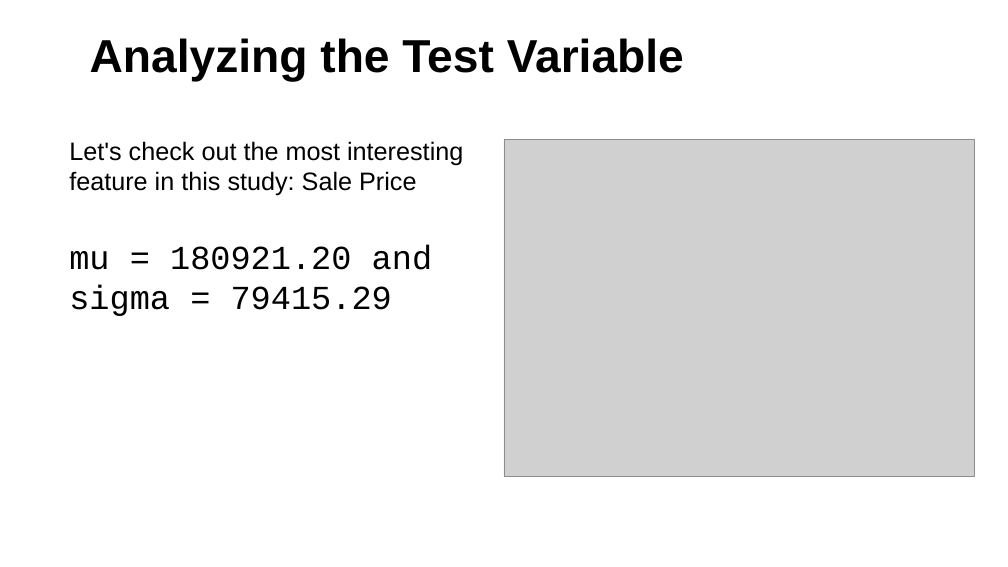
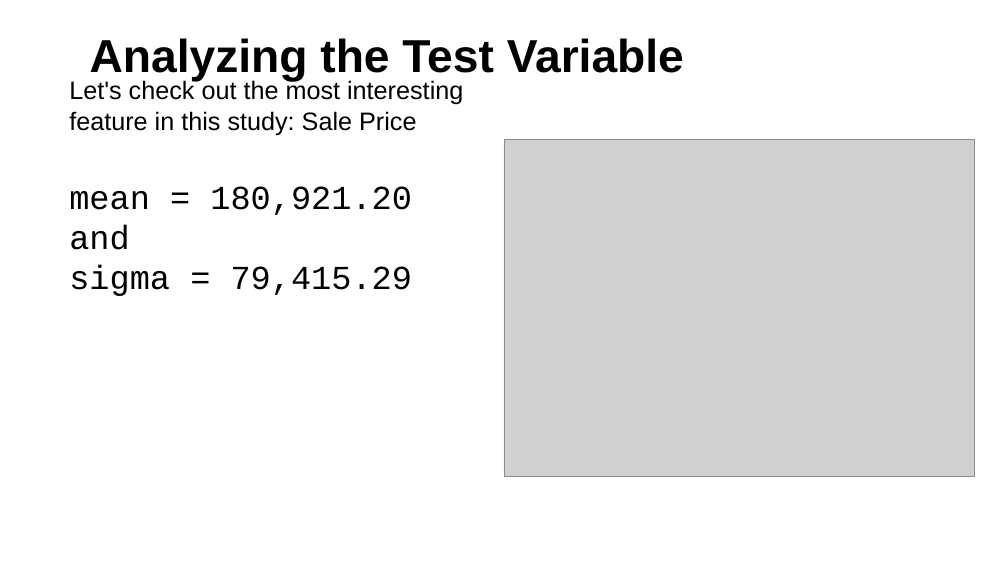
Before and after one commit to AnsarMuhammadAt10Pearls/Intro_To_AI_Course, a slide deck: slide 4 of _week4_Kaggle Dataset-predicting house prices.pptx. Drawn at 1008x567 pixels with LibreOffice and Linux fonts; fonts in the diff are those of the drawing; grey boxes stand for pictures. Boxes give left, top, right and bottom in pixels: in the first picture for what was removed or moved away, otherwise in the second. Text is boxed around its words. In the diff, an @@ line names an element or a change of style, - is before the commit and + after.

```diff
--- a/_week4_Kaggle Dataset-predicting house prices.pptx
+++ b/_week4_Kaggle Dataset-predicting house prices.pptx
@@ text "Let's check out the most ...": place and size @@
-text "Let's check out the most ..." at (69, 141, 463, 316)
+text "Let's check out the most ..." at (69, 79, 463, 296)
@@ text at (69, 186, 412, 296): text changed @@
-mu = 180921.20 and
-sigma = 79415.29
+mean = 180,921.20 and
+sigma = 79,415.29
```
Also in this commit, not shown: 8 other slides changed, 3 slides added, 2 slides removed.
